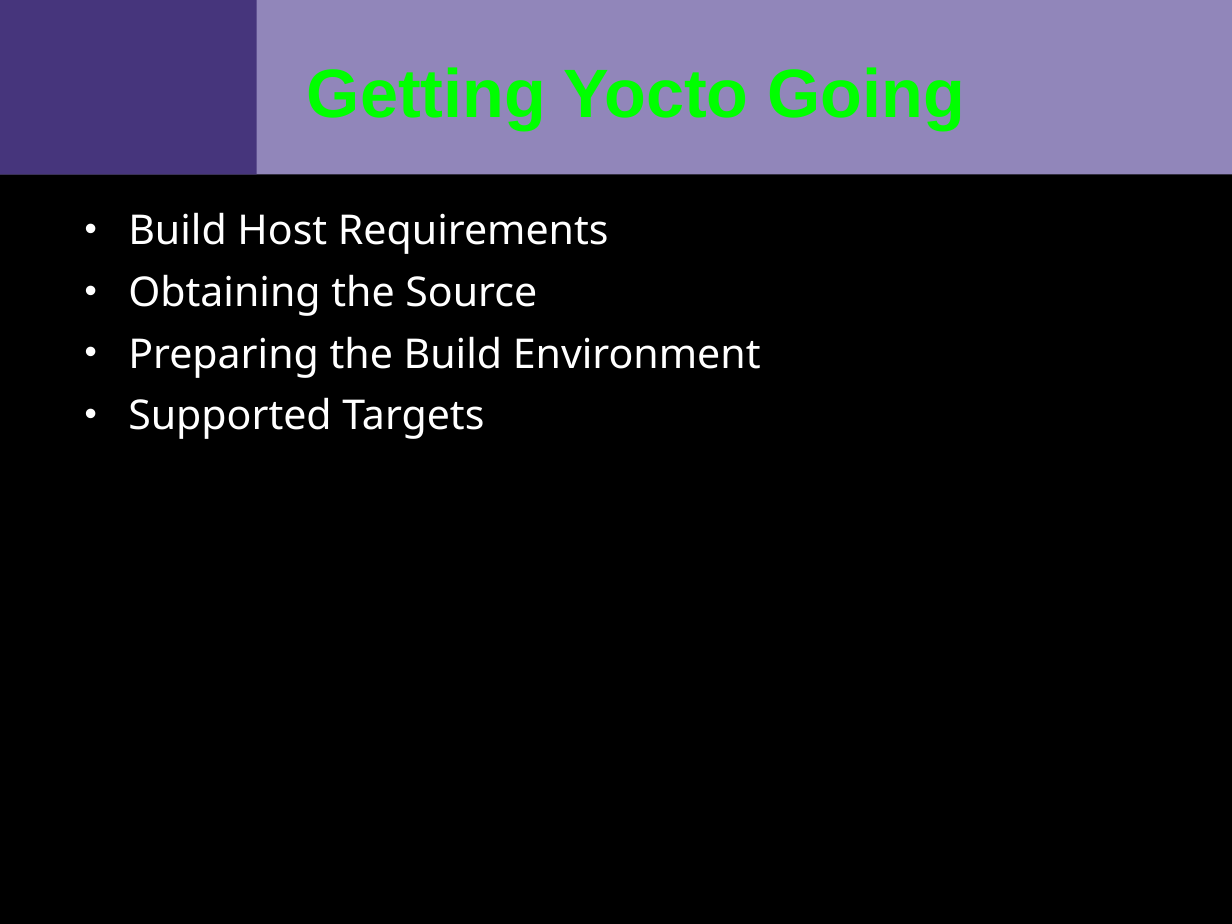
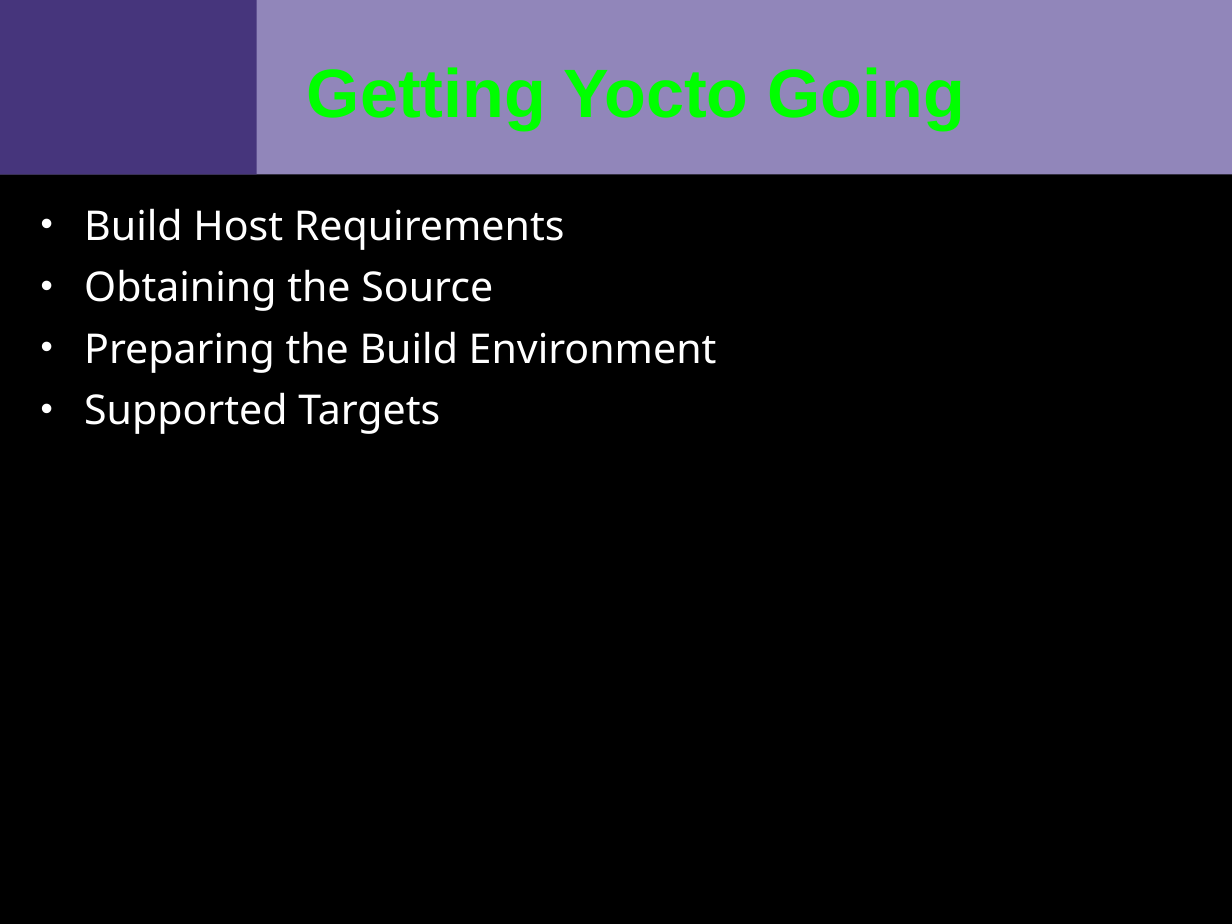
Before and after one commit to VCTLabs/scale13x-presentations, a slide deck: slide 4 of yocto_scale_intro.odp. Drawn at 1232x924 pixels with LibreOffice and Linux fonts; fonts in the diff are those of the drawing; background and template pictures are left out. Boxes give left, top, right and bottom in pixels: in the first picture for what was removed or moved away, otherwise in the second. Text is boxed around its words. In the diff, an @@ line names an element or a change of style, - is before the commit and + after.

```diff
--- a/yocto_scale_intro.odp
+++ b/yocto_scale_intro.odp
@@ text "Build Host Requirements" moved from (x1=128, y1=212, x2=761, y2=439) to (x1=84, y1=208, x2=717, y2=434) @@
```
Also in this commit, not shown: 4 other slides changed, 1 other file.
